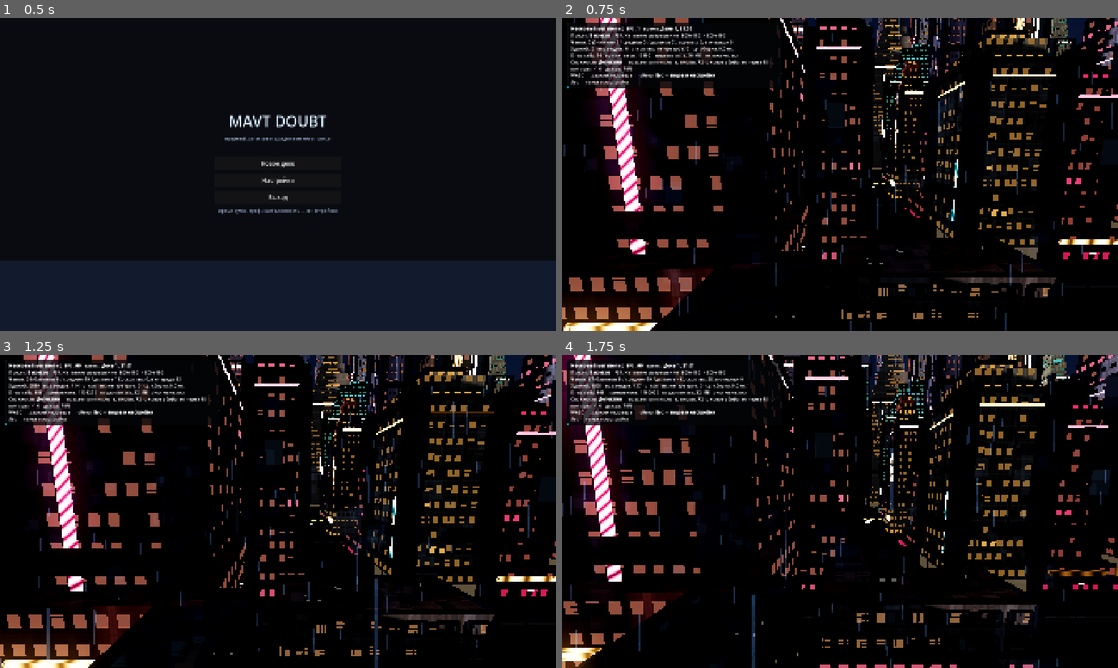
Above: before the commit, frames 1-4 (two rows, left to right).
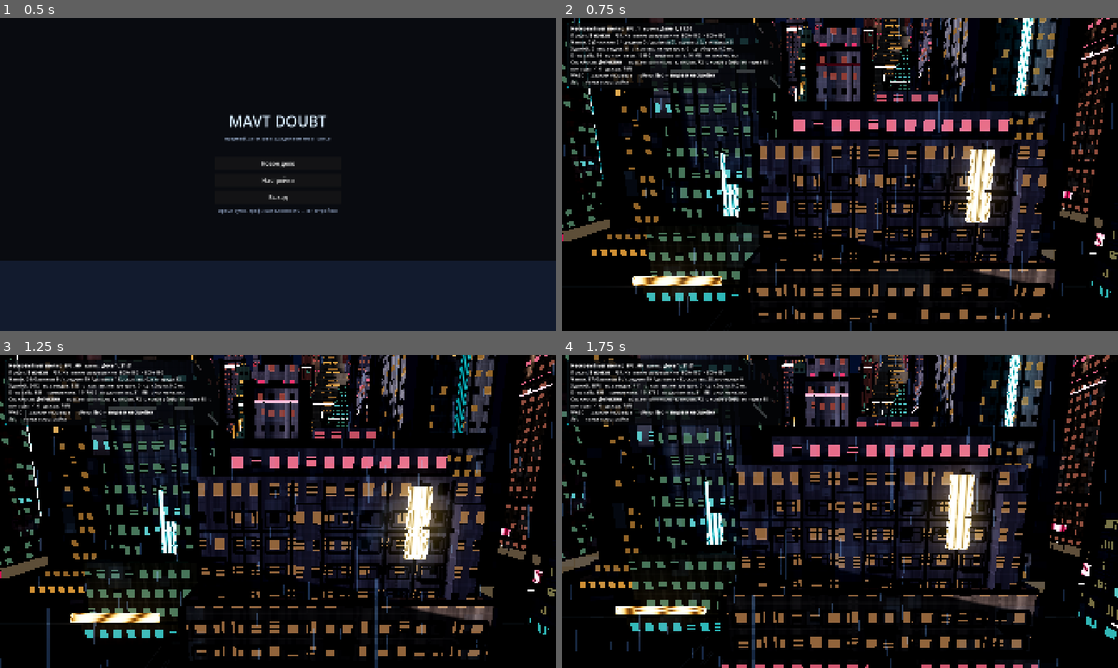
Above: after the commit, the same moments.

Repository: merd534/mavtdoubt
Game: Godot game, scene res://scenes/ui/MainMenu.tscn
Two runs of this game, one before a commit and one after it. Both use one fixed random seed, a clock stepped at 60 frames per second and the inputs below.
Inputs (mouse positions are in pixels of both pictures, inside the frame that each line leads up to):
- Up to frame 1 (0.5 s): no input
- Up to frame 2 (0.75 s): click "Новое дело" at 0.5 s
- Up to frame 3 (1.25 s): no input
- Up to frame 4 (1.75 s): tap Enter at 1.25 s; move the mouse to (962, 495) at 1.27 s; hold D from 1.28 s (still down); tap F at 1.35 s; click (962, 495) at 1.42 s; tap Space at 1.52 s

Frame 1 is identical in both runs. In frame 2, 37% of the frame differs, in the area x 0-100%, y 0-100%; in frame 3, 37%; in frame 4, 37%.

Commit message:
fix(city): крыльца с дверями, запрет застройки улиц и наложения зданий

Diff:
--- a/scripts/city/BuildingFactory.gd
+++ b/scripts/city/BuildingFactory.gd
@@ -7,15 +7,21 @@
 ## Превращением данных в MultiMesh занимается `CityChunk`.
 ##
 ## Порядок работы важен и устроен так:
-##   1. резерв под landmark'и атласа;
+##   1. резерв под landmark'и атласа, включая соседние чанки;
 ##   2. **сначала дороги** всех районов чанка, включая зоны-заполнители;
 ##   3. и только потом застройка, которая обязана обходить дорожные коридоры.
-## Раньше порядок был обратный, и магистраль одного района упиралась в торец дома
-## соседнего: сетки у районов разные и друг о друге они не знали.
+##
+## Три правила, без которых город расползается:
+##   • коридор резервируется под КАЖДУЮ улицу сетки, а не только под
+##     магистраль — иначе кварталы соседнего района садятся прямо на асфальт;
+##   • участок обрезается по границе своей зоны — иначе кварталы разных
+##     районов и синтетических заполнителей врастают друг в друга;
+##   • занятые пятна резервируются с зазором и проверяются уже ПОСЛЕ обрезки.
 ##
 ## Входы (`entrances`) выдаются НЕ только локациям атласа, но и каждому
-## рядовом дому ближнего чанка: именно по ним `CityGenerator` открывает
-## интерьеры, когда игрок подходит к подъезду.
+## рядовому дому ближнего чанка. Вход — это не только точка: дом получает
+## крыльцо с козырьком и лампой, а его коллизия в `CityChunk` собирается
+## оболочкой с проёмом, так что внутрь можно банально войти пешком.
 ##
 ## Детерминизм: всё зависит только от (city_seed, координаты чанка).
 ## Бесшовность: квартал обрабатывает тот чанк, в который попал его центр.
@@ -34,6 +40,14 @@
 ## Меньше этого дом не получает подъезда: внутри не помещается ни коридор,
 ## ни лестница — это трансформаторная будка, а не здание.
 const ENTERABLE_MIN_SIDE := 7.5
+## Габариты входного проёма. Те же значения читает `CityChunk`, когда
+## собирает коллизию-оболочку: дыра в физике обязана совпасть с крыльцом.
+const DOOR_WIDTH := 2.6
+const DOOR_HEIGHT := 3.0
+const PORCH_DEPTH := 1.5
+## Зазор вокруг занятого пятна. Без него два дома стоят вплотную и на экране
+## выглядят одним слипшимся объёмом.
+const PLOT_CLEARANCE := 0.5
 
 ## Габариты landmark'ов по типу локации (метры).
 const LANDMARK_FOOTPRINT: Dictionary = {
@@ -83,6 +97,9 @@
 	# Landmark'и ставим первыми: обычная застройка обязана их обойти.
 	var reserved: Array[Rect2] = []
 	_place_atlas_locations(chunk_rect, result, reserved, rng, detail_level)
+	# Сюжетные здания соседних чанков тоже занимают место. Без этого дом
+	# у границы чанка врастал в отель, стоящий в двадцати метрах за ней.
+	_reserve_neighbor_landmarks(chunk_rect, reserved)
 
 	# Полный список зон чанка: реальные районы + синтетические заполнители
 	# пустырей между ними.
@@ -189,16 +206,28 @@
 	if rng.randf() > density + 0.12:
 		return  # пустырь или парковка — город не должен быть сплошной стеной
 
+	var zone_bounds: Rect2 = district["bounds"]
 	var lots: Array[Rect2] = _subdivide(block, district, rng)
 	for lot: Rect2 in lots:
 		if lot.size.x < MIN_LOT or lot.size.y < MIN_LOT:
 			continue
-		if _overlaps_any(lot, reserved):
-			continue
-		# Главная проверка против тупиков: если участок залез на чужую улицу,
-		# пробуем его обрезать, а если обрезок слишком мал — не строим вовсе.
-		var plot: Rect2 = _clip_from_roads(lot, corridors)
+
+		# 1. Участок не имеет права выходить за границу своей зоны: сетки
+		# районов не согласованы между собой, и именно здесь рождались
+		# здания, вросшие одно в другое на стыке кварталов.
+		var plot: Rect2 = lot.intersection(zone_bounds)
 		if plot.size.x < MIN_LOT or plot.size.y < MIN_LOT:
+			continue
+
+		# 2. Улицы важнее домов: если участок залез на асфальт, обрезаем,
+		# а если обрезок мал — не строим вовсе.
+		plot = _clip_from_roads(plot, corridors)
+		if plot.size.x < MIN_LOT or plot.size.y < MIN_LOT:
+			continue
+
+		# 3. И только теперь проверяем занятость — по итоговому пятну,
+		# а не по исходному участку, как было раньше.
+		if _overlaps_any(plot.grow(PLOT_CLEARANCE * 0.8), reserved):
 			continue
 		if _lot_in_river(plot):
 			continue
@@ -215,39 +244,157 @@
 		(result["buildings"] as Array).append(building)
 		if not podium.is_empty():
 			(result["buildings"] as Array).append(podium)
-		reserved.append(plot)
+		reserved.append(plot.grow(PLOT_CLEARANCE))
 
 		_add_signs(building, district, result)
 		if detail_level == 0:
 			_add_props(building, district, result)
 			# Подъезд рядового дома. Стилобат важнее башни: вход всегда
 			# в нижний объём, и именно он задаёт габариты интерьера.
-			_add_entrance(podium if not podium.is_empty() else building, result)
-
-
-## Вход в рядовой дом. Идентификатор строится от координат, поэтому устойчив
-## между пересборками чанка: игрок вышел и вернулся — квартиры те же.
-static func _add_entrance(building: Dictionary, result: Dictionary) -> void:
+			_add_entrance(podium if not podium.is_empty() else building, result, corridors)
+
+
+# -------------------------------------------------------------------- подъезды
+
+## Вход в дом. Делает три вещи:
+##   • помечает дом проходимым — `CityChunk` соберёт ему оболочку с проёмом;
+##   • ставит крыльцо с козырьком и лампой, чтобы вход было видно с улицы;
+##   • записывает данные для фабрики интерьеров.
+## Идентификатор строится от координат, поэтому устойчив между пересборками
+## чанка: игрок вышел и вернулся — квартиры те же.
+static func _add_entrance(building: Dictionary, result: Dictionary, corridors: Array[Rect2]) -> void:
 	var size: Vector3 = building["size"]
 	if size.x < ENTERABLE_MIN_SIDE or size.z < ENTERABLE_MIN_SIDE:
 		return
 
 	var center: Vector3 = building["center"]
 	var floors: int = maxi(1, int(building.get("floors", 1)))
+	var side: int = _street_side(center, size, corridors)
+	var normal: Vector3 = _side_normal(side)
+	var half: float = size.x * 0.5 if absf(normal.x) > 0.5 else size.z * 0.5
+	var door_point: Vector3 = Vector3(center.x, 0.0, center.z) + normal * (half + PORCH_DEPTH + 0.4)
 	var interior_id: String = "bld_%d_%d" % [int(round(center.x * 4.0)), int(round(center.z * 4.0))]
+
+	building["enterable"] = true
+	building["door_side"] = side
+	_add_porch(building, side, result)
 
 	(result["entrances"] as Array).append({
 		"location_id": interior_id,
-		# Точка перед фасадом: именно от неё считается радиус открытия.
-		"position": Vector3(center.x, 0.0, center.z + size.z * 0.5 + 1.2),
+		# Точка перед крыльцом: именно от неё считается радиус открытия.
+		"position": door_point,
 		"origin": Vector2(center.x, center.z),
 		"footprint": Vector2(size.x, size.z),
 		"floors": floors,
+		"door_side": side,
 		"kind": -1,
 		"lock_level": 0,
 		"has_camera": false,
 		"atlas": false,
 	})
+
+
+## Крыльцо: две боковые стенки, козырёк, ступень и лампа над проёмом.
+## Коллизий у крыльца нет намеренно — сквозь него игрок и заходит внутрь.
+static func _add_porch(building: Dictionary, side: int, result: Dictionary) -> void:
+	var size: Vector3 = building["size"]
+	var center: Vector3 = building["center"]
+	var normal: Vector3 = _side_normal(side)
+	var tangent := Vector3(normal.z, 0.0, normal.x)
+	var along_x: bool = absf(normal.x) > 0.5
+	var half: float = size.x * 0.5 if along_x else size.z * 0.5
+	var face: Vector3 = Vector3(center.x, 0.0, center.z) + normal * half
+	var width: float = DOOR_WIDTH + 1.0
+	var thickness: float = 0.3
+	var wall_height: float = DOOR_HEIGHT + 0.2
+
+	for s: int in [-1, 1]:
+		var pos: Vector3 = face + normal * (PORCH_DEPTH * 0.5) + tangent * (float(s) * width * 0.5)
+		var wall_size: Vector3 = (
+			Vector3(PORCH_DEPTH, wall_height, thickness) if along_x
+			else Vector3(thickness, wall_height, PORCH_DEPTH)
+		)
+		(result["props"] as Array).append({
+			"transform": Transform3D(Basis.IDENTITY.scaled(wall_size), Vector3(pos.x, wall_height * 0.5, pos.z)),
+			"kind": "porch_wall",
+		})
+
+	# Козырёк над входом.
+	var canopy_size: Vector3 = (
+		Vector3(PORCH_DEPTH + 0.5, 0.26, width + 0.6) if along_x
+		else Vector3(width + 0.6, 0.26, PORCH_DEPTH + 0.5)
+	)
+	var canopy_pos: Vector3 = face + normal * (PORCH_DEPTH * 0.5)
+	(result["props"] as Array).append({
+		"transform": Transform3D(
+			Basis.IDENTITY.scaled(canopy_size),
+			Vector3(canopy_pos.x, DOOR_HEIGHT + 0.38, canopy_pos.z)
+		),
+		"kind": "porch_canopy",
+	})
+
+	# Ступень перед проёмом.
+	var step_size: Vector3 = (
+		Vector3(1.2, 0.18, width + 0.4) if along_x
+		else Vector3(width + 0.4, 0.18, 1.2)
+	)
+	var step_pos: Vector3 = face + normal * (PORCH_DEPTH + 0.55)
+	(result["props"] as Array).append({
+		"transform": Transform3D(Basis.IDENTITY.scaled(step_size), Vector3(step_pos.x, 0.09, step_pos.z)),
+		"kind": "porch_step",
+	})
+
+	# Лампа над дверью: главный ориентир ночью — по ней вход и находят.
+	var lamp_basis := Basis.looking_at(-normal, Vector3.UP).scaled(Vector3(width * 0.7, 0.34, 1.0))
+	var lamp_pos: Vector3 = face + normal * (PORCH_DEPTH + 0.06) + Vector3(0.0, DOOR_HEIGHT + 0.66, 0.0)
+	(result["signs"] as Array).append({
+		"transform": Transform3D(lamp_basis, lamp_pos),
+		"tint": CityAtlas.palette("window_warm"),
+		"custom": Color(0.31, 0.95, 0.0, 0.0),
+	})
+
+
+## Сторона, обращённая к улице: 0 = +X, 1 = -X, 2 = +Z, 3 = -Z.
+## Вход всегда смотрит на ближайший дорожный коридор, иначе дверь упирается
+## в стену соседнего дома.
+static func _street_side(center: Vector3, size: Vector3, corridors: Array[Rect2]) -> int:
+	var best: int = 2
+	var best_distance: float = INF
+	for side: int in range(4):
+		var normal: Vector3 = _side_normal(side)
+		var half: float = size.x * 0.5 if absf(normal.x) > 0.5 else size.z * 0.5
+		var probe := Vector2(
+			center.x + normal.x * (half + 3.5),
+			center.z + normal.z * (half + 3.5)
+		)
+		var distance: float = INF
+		for corridor: Rect2 in corridors:
+			distance = minf(distance, _rect_distance(corridor, probe))
+			if distance <= 0.0:
+				break
+		if distance < best_distance:
+			best_distance = distance
+			best = side
+	return best
+
+
+static func _side_normal(side: int) -> Vector3:
+	match side:
+		0:
+			return Vector3.RIGHT
+		1:
+			return Vector3.LEFT
+		2:
+			return Vector3.BACK
+		_:
+			return Vector3.FORWARD
+
+
+## Расстояние от точки до прямоугольника. Внутри прямоугольника — ноль.
+static func _rect_distance(rect: Rect2, point: Vector2) -> float:
+	var dx: float = maxf(maxf(rect.position.x - point.x, 0.0), point.x - rect.end.x)
+	var dy: float = maxf(maxf(rect.position.y - point.y, 0.0), point.y - rect.end.y)
+	return sqrt(dx * dx + dy * dy)
 
 
 ## Обрезка участка от дорожных коридоров. Отрезаем только то, что торчит
@@ -305,6 +452,9 @@
 
 	building["size"] = Vector3(tower_lot.size.x, height, tower_lot.size.y)
 	building["rect"] = tower_lot
+	# Башня не должна закупоривать стилобат изнутри: её коллизия начинается
+	# там, где заканчивается нижний объём, иначе внутрь не войти.
+	building["collision_from_y"] = podium_height
 
 	var tint: Color = building["tint"]
 	var custom: Color = building["custom"]
@@ -483,15 +633,25 @@
 			(result["buildings"] as Array).append(podium)
 		reserved.append(lot.grow(2.0))
 
+		# Сюжетное здание тоже должно открываться пешком, а не по сценарию:
+		# вход всегда со стороны +Z, там же стоит крыльцо.
+		var host: Dictionary = podium if not podium.is_empty() else building
+		var host_size: Vector3 = host["size"]
+		if detail_level == 0 and host_size.x >= ENTERABLE_MIN_SIDE and host_size.z >= ENTERABLE_MIN_SIDE:
+			host["enterable"] = true
+			host["door_side"] = 2
+			_add_porch(host, 2, result)
+
 		(result["entrances"] as Array).append({
 			"location_id": location_id,
-			"position": Vector3(position.x, 0.0, position.y + footprint.y * 0.5 + 1.2),
+			"position": Vector3(position.x, 0.0, position.y + footprint.y * 0.5 + PORCH_DEPTH + 0.4),
 			"origin": position,
 			"footprint": footprint,
 			"kind": kind,
 			"lock_level": int(loc["lock_level"]),
 			"has_camera": bool(loc["has_camera"]),
 			"floors": floors,
+			"door_side": 2,
 			# Сюжетный адрес: интерьер строится по данным атласа.
 			"atlas": true,
 		})
@@ -499,6 +659,20 @@
 		_add_signs(building, district, result, true)
 		if detail_level == 0:
 			_add_props(building, district, result)
+
+
+## Резерв под сюжетные здания соседних чанков. Геометрию они получат в своём
+## чанке, здесь важно только не застроить их пятно.
+static func _reserve_neighbor_landmarks(chunk_rect: Rect2, reserved: Array[Rect2]) -> void:
+	for location_id: String in CityAtlas.locations_in_rect(chunk_rect.grow(60.0)):
+		var loc: Dictionary = CityAtlas.get_location(location_id)
+		if loc.is_empty():
+			continue
+		var position: Vector2 = loc["position"]
+		if chunk_rect.has_point(position):
+			continue
+		var footprint: Vector2 = LANDMARK_FOOTPRINT.get(int(loc["kind"]), Vector2(22.0, 18.0))
+		reserved.append(Rect2(position - footprint * 0.5, footprint).grow(2.0))
 
 
 # ---------------------------------------------------------------- вывески
@@ -720,6 +894,15 @@
 	var i_from: int = int(floor((reach.position.x - bounds.position.x) / pitch))
 	var i_to: int = int(ceil((reach.end.x - bounds.position.x) / pitch))
 	for i: int in range(i_from, i_to + 1):
+		# Коридор обычной улицы: раньше застройка знала только про
+		# магистрали, поэтому кварталы соседнего района спокойно садились
+		# на рядовую улицу — дома стояли прямо на асфальте.
+		var lane_x: float = bounds.position.x + float(i) * pitch + block_size
+		var lane := Rect2(Vector2(lane_x, reach.position.y), Vector2(street, reach.size.y))
+		var lane_clip: Rect2 = lane.intersection(reach)
+		if lane_clip.size.x > 0.5 and lane_clip.size.y > 0.5:
+			corridors.append(lane_clip.grow(CORRIDOR_MARGIN * 0.5))
+
 		if i % ARTERIAL_EVERY != 0:
 			continue
 		var x: float = bounds.position.x + float(i) * pitch - street * 0.5
@@ -734,6 +917,12 @@
 	var j_from: int = int(floor((reach.position.y - bounds.position.y) / pitch))
 	var j_to: int = int(ceil((reach.end.y - bounds.position.y) / pitch))
 	for j: int in range(j_from, j_to + 1):
+		var lane_z: float = bounds.position.y + float(j) * pitch + block_size
+		var lane := Rect2(Vector2(reach.position.x, lane_z), Vector2(reach.size.x, street))
+		var lane_clip: Rect2 = lane.intersection(reach)
+		if lane_clip.size.x > 0.5 and lane_clip.size.y > 0.5:
+			corridors.append(lane_clip.grow(CORRIDOR_MARGIN * 0.5))
+
 		if j % ARTERIAL_EVERY != 0:
 			continue
 		var z: float = bounds.position.y + float(j) * pitch - street * 0.5
